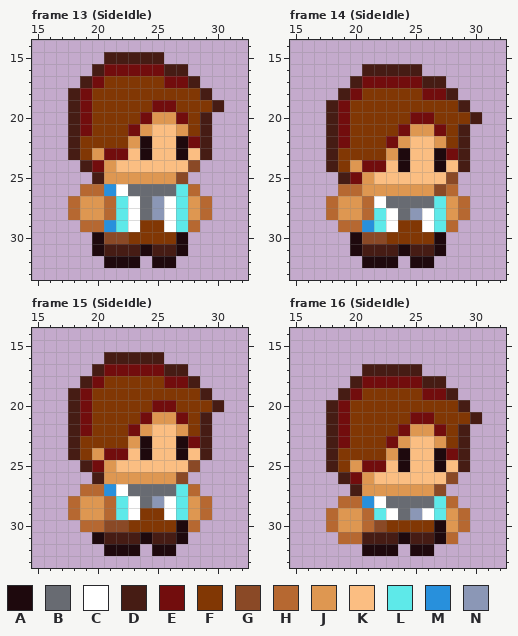
Two states of a pixel-art file, DetentionProject/Assets/Resources/Sprites/Player/Sofia.aseprite. The first picture shows the starting point.
48x48 pixels, 41 frames. Shown: frame 13 (SideIdle): x 15..32, y 14..33; frame 14 (SideIdle): x 15..32, y 14..33; frame 15 (SideIdle): x 15..32, y 14..33; frame 16 (SideIdle): x 15..32, y 14..33. The commit also changed other frames, which this record leaves out.
Visible layers, top first: "Hands", "Head", "Body".
Palette (. is transparent): A #1e090d  B #686b72  C #ffffff  D #461c14  E #720d0d  F #813704  G #8a4926  H #b66831  J #de9751  K #fbbe82  L #5ee9e9  M #2890dc  N #8b97b6
Pixels before, frame 13 (SideIdle), first column x 18:
15 ...DDDDD.....
16 ..DEEEEEDD...
17 .DEFFFFFEED..
18 DEFFFFFFFFFD.
19 DEFFFFFEEFFFD
20 DEFFFFEJJEFD.
21 DEFFFEJKKJFD.
22 DFFFFJAKKAED.
23 DFJEEKAKKAKD.
24 .DEJKKKKKKG..
25 ..DJJJJJJG...
26 .HHMCBBBBLH..
27 HJJHLCBNCLJH.
28 HJJHLCBNCLJH.
29 .HHMLCFFCLH..
30 ..AGGFFFFA...
31 ..ADDDADDA...
32 ...AAA.AA....
Pixels before, frame 14 (SideIdle), first column x 18:
16 ...DDDDD.....
17 ..DEEEEEDD...
18 .DEFFFFFEED..
19 DEFFFFFFFFFD.
20 DEFFFFFEEFFFD
21 DEFFFFEJJEFD.
22 DEFFFEJKKJFD.
23 DFFFFJAKKAED.
24 DFJEEKAKKAKD.
25 .DEJKKKKKKG..
26 .HHJJJJJJGH..
27 HJJHCBBBBLJH.
28 HJJHLCBNCLJH.
29 .HHMLCFFCLH..
30 ..AGGFFFFA...
31 ..ADDDADDA...
32 ...AAA.AA....
Pixels before, frame 15 (SideIdle), first column x 18:
16 ...DDDDD.....
17 ..DEEEEEDD...
18 .DEFFFFFEED..
19 DEFFFFFFFFFD.
20 DEFFFFFEEFFFD
21 DEFFFFEJJEFD.
22 DEFFFEJKKJFD.
23 DFFFFJAKKAED.
24 DFJEEKAKKAKD.
25 .DEJKKKKKKG..
26 ..DJJJJJJG...
27 .HHMCBBBBLH..
28 HJJHLCBNCLJH.
29 HJJHLCFFCLJH.
30 .HHGGFFFFAH..
31 ..ADDDADDA...
32 ...AAA.AA....
Pixels before, frame 16 (SideIdle), first column x 18:
17 ...DDDDD.....
18 ..DEEEEEDD...
19 .DEFFFFFEED..
20 DEFFFFFFFFFD.
21 DEFFFFFEEFFFD
22 DEFFFFEJJEFD.
23 DEFFFEJKKJFD.
24 DFFFFJAKKAED.
25 DFJEEKAKKAKD.
26 .DEJKKKKKKG..
27 ..DJJJJJJG...
28 .HHMCBBBBLH..
29 HJJHLCBNCLJH.
30 HJJHGFFFFAJH.
31 .HHDDDADDAH..
32 ...AAA.AA....
The same view after the edit:
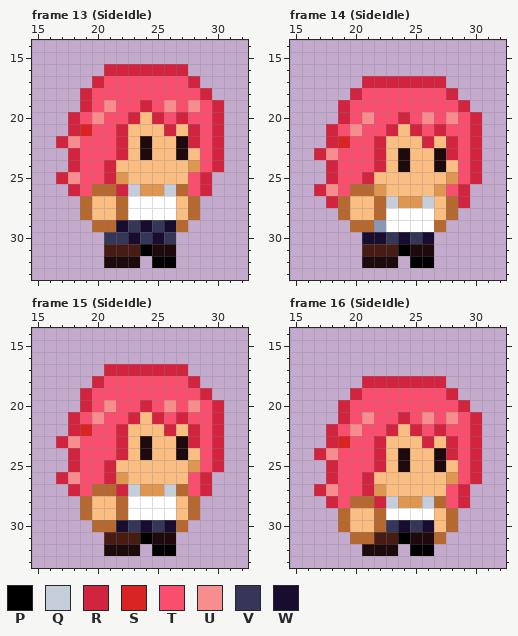
Colours new in this view: P #000000  Q #c5cddb  R #d1243f  S #da2424  T #f94e6d  U #f78d8d  V #353658  W #180d2f
Author's note on the commit: Sofia wuase final animação para cima e lado completas - falta apenas morte
The exact change:
Changed rows in their new state; - is an unchanged pixel.
Frame 13 (SideIdle), layers "Hands", "Head", "Body":
first column x 17:
15 ----.....-----
16 ---.RRRRRRR---
17 --.RTTTTTTTR--
18 -.RTTTTTTTTTR-
19 -.RTUTTRTUTUTR
20 -RTUTTRKRTRTTR
21 -RSTTRKK-RKRTR
22 RUTTTRK----RTR
23 -RTTTR------TR
24 -RTTR------JTR
25 RUTTR-KKKKKTR-
26 -RT-HRQJJQHTR-
27 -.HKKH-CC-KH.-
28 -.HKKH-CC-KH.-
29 --.-HWVWVWH.--
30 ---.VVWVWV.---
31 ---.---PAA.---
32 --------PP----
Frame 14 (SideIdle), layers "Hands", "Head", "Body":
first column x 17:
16 ----.....-----
17 ---.RRRRRRR---
18 --.RTTTTTTTR--
19 -.RTTTTTTTTTR-
20 -.RTUTTRTUTUTR
21 -RTUTTRKRTRTTR
22 -RSTTRKK-RKRTR
23 RUTTTRK----RTR
24 -RTTTR------TR
25 -RTTR------JTR
26 RUT-H-KKKKJTR-
27 -RHKKHQJJQKHR-
28 -.HKKH-CC-KH.-
29 --.-HN-CC-H.--
30 ---.WWVWVW.---
31 ---.---PAA.---
32 --------PP----
Frame 15 (SideIdle), layers "Hands", "Head", "Body":
first column x 17:
16 ----.....-----
17 ---.RRRRRRR---
18 --.RTTTTTTTR--
19 -.RTTTTTTTTTR-
20 -.RTUTTRTUTUTR
21 -RTUTTRKRTRTTR
22 -RSTTRKK-RKRTR
23 RUTTTRK----RTR
24 -RTTTR------TR
25 -RTTR------JTR
26 RUTTR-KKKKKTR-
27 -RT-HRQJJQHTR-
28 -.HKKH-CC-KH.-
29 -.HKKH-CC-KH.-
30 --.-HWVWVWH.--
31 ---.---PAA.---
32 --------PP----
Frame 16 (SideIdle), layers "Hands", "Head", "Body":
first column x 17:
17 ----.....-----
18 ---.RRRRRRR---
19 --.RTTTTTTTR--
20 -.RTTTTTTTTTR-
21 -.RTUTTRTUTUTR
22 -RTUTTRKRTRTTR
23 -RSTTRKK-RKRTR
24 RUTTTRK----RTR
25 -RTTTR------TR
26 -RTTR------JTR
27 RUTTR-KKKKKTR-
28 -RT-HRQJJQHTR-
29 -.HKKH-CC-KH.-
30 -.HKKHVWVWKH.-
31 --.-H--PAAH.--
32 --------PP----
Where, in picture pixels (left, top, right, bottom), the same in both pictures:
changed: (56, 52, 224, 268)
changed: (314, 64, 482, 268)
changed: (56, 352, 224, 556)
changed: (314, 364, 482, 556)
